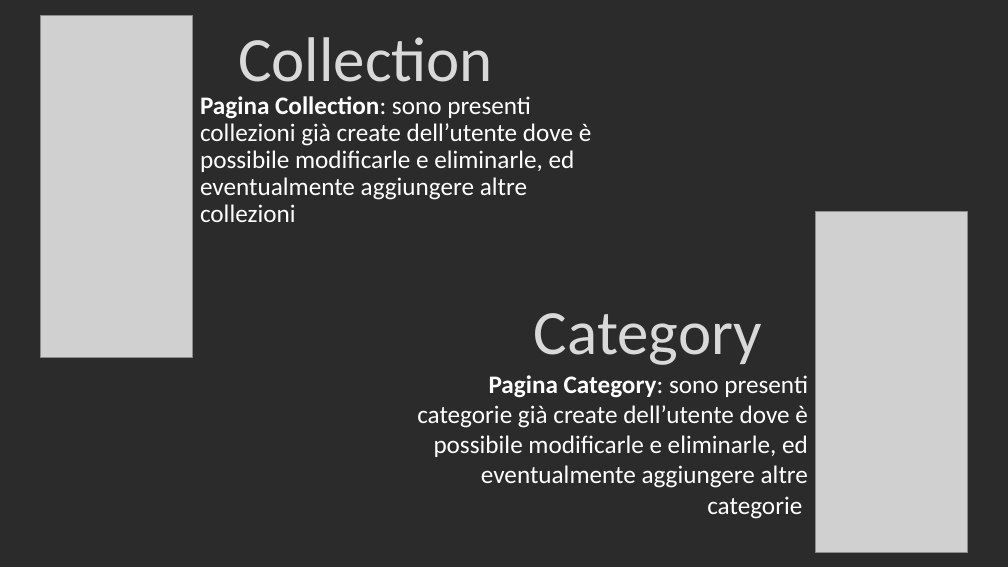
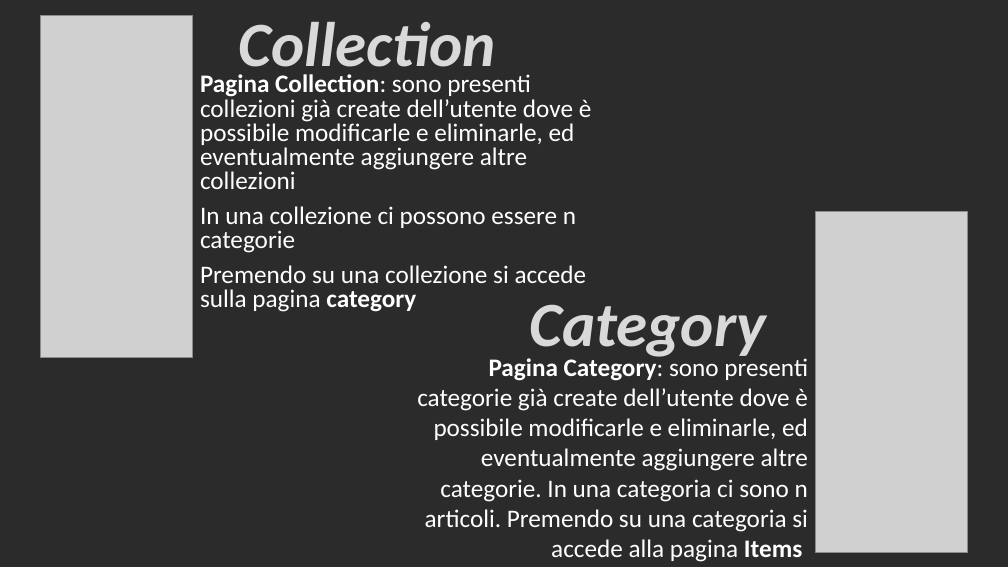
Before and after one commit to SamueleCastaldo/-projectTechWeb, a slide deck: slide 4 of PowerPoint/Presentazione_Progetto.pptx. Drawn at 1008x567 pixels with LibreOffice and Linux fonts; fonts in the diff are those of the drawing; grey boxes stand for pictures; background and template pictures are left out; a plain dark background stands for a picture behind light text. Boxes give left, top, right and bottom in pixels: in the first picture for what was removed or moved away, otherwise in the second. Text is boxed around its words. In the diff, an @@ line names an element or a change of style, - is before the commit and + after.

```diff
--- a/PowerPoint/Presentazione_Progetto.pptx
+++ b/PowerPoint/Presentazione_Progetto.pptx
@@ text "Collection" at box(239, 22, 496, 82): bold on, italic on @@
@@ text "Collection": place and size @@
-text "Collection" at box(238, 37, 493, 97)
+text "Collection" at box(239, 22, 496, 82)
@@ subtitle "Pagina Collection: sono presenti collezioni ...": place and size @@
-subtitle "Pagina Collection: sono presenti collezioni ..." at box(200, 96, 592, 222)
+subtitle "Pagina Collection: sono presenti collezioni ..." at box(200, 74, 592, 312)
@@ subtitle at box(200, 74, 592, 189): line spacing 0.9 to 0.8 @@
@@ subtitle at box(200, 206, 587, 312): paragraphs added @@
+In una collezione ci possono essere n categorie
+Premendo su una collezione si accede sulla pagina category
@@ text "Category": place and size @@
-text "Category" at box(534, 313, 762, 365)
+text "Category" at box(530, 304, 767, 361)
@@ text "Category" at box(530, 304, 767, 361): bold on, italic on @@
@@ text at box(417, 355, 808, 562): text changed @@
-Pagina Category: sono presenti categorie già create dell’utente dove è possibile modificarle e eliminarle, ed eventualmente aggiungere altre categorie
+Pagina Category: sono presenti categorie già create dell’utente dove è possibile modificarle e eliminarle, ed eventualmente aggiungere altre categorie. In una categoria ci sono n articoli. Premendo su una categoria si accede alla pagina Items
```
Also in this commit, not shown: 2 other slides changed.
